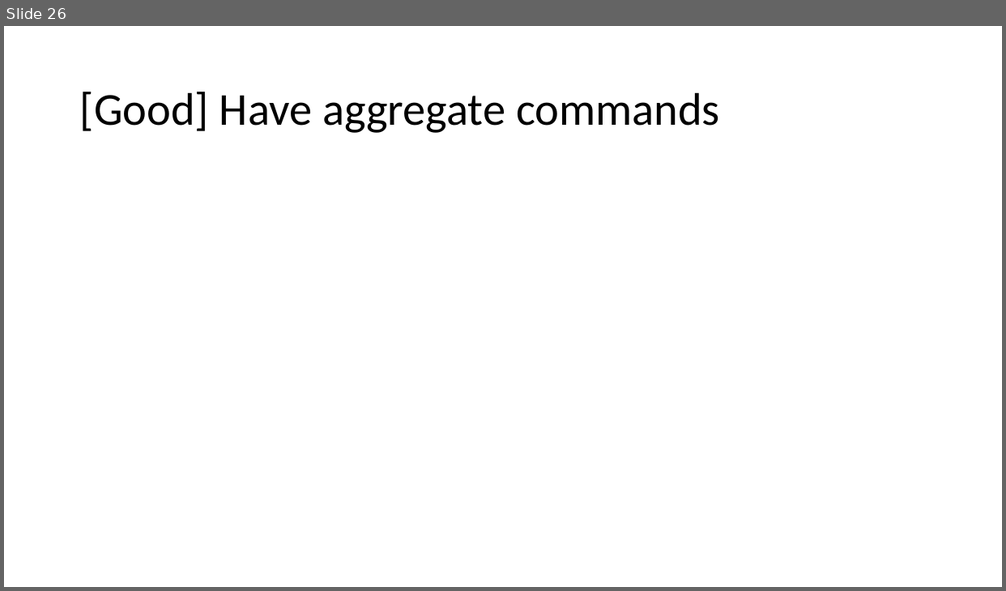
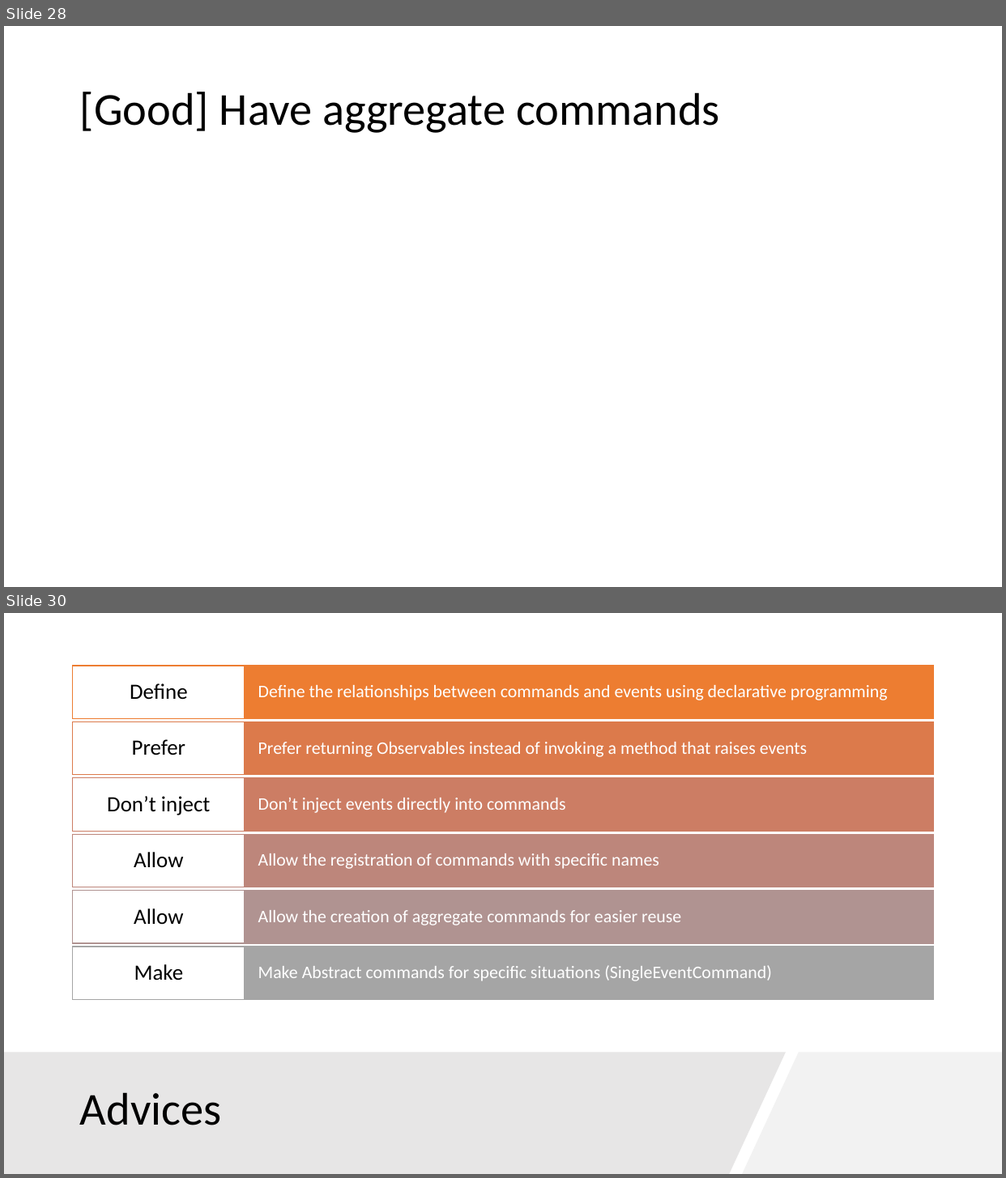
Before and after one commit to MihaiTheCoder/EventMadness, a slide deck: Reactive programming.pptx. Shown one above the other, each under a label of ours: slide 26 before the commit, slides 28 and 30 after it; the slides between them are not shown. The pictures are 1006x591 and 1006x1178 pixels, drawn with LibreOffice and Linux fonts; fonts in the diff are those of the drawing. Boxes give left, top, right and bottom in pixels: in the first picture for what was removed or moved away, otherwise in the second. Text is boxed around its words. In the diff, an @@ line names an element or a change of style, - is before the commit and + after.

```diff
--- a/Reactive programming.pptx
+++ b/Reactive programming.pptx
@@ slide 30 added at (4, 613, 1002, 1174), background #FFFFFF @@
@@ group added at (73, 666, 934, 1000): 12 rectangles, 12 texts @@
+Define the relationships between commands and events using declarative programming
+Define
+Prefer returning Observables instead of invoking a method that raises events
+Prefer
+Don’t inject events directly into commands
+Don’t inject
+Allow the registration of commands with specific names
+Allow
+Allow the creation of aggregate commands for easier reuse
+Allow
+Make Abstract commands for specific situations (SingleEventCommand)
+Make
@@ freeform shape added at (4, 1053, 786, 1174), fill #E7E6E6 @@
@@ freeform shape added at (742, 1053, 1002, 1174), fill #F2F2F2 @@
@@ title added at (80, 1093, 222, 1126), 44 pt, text #000000 @@
+Advices
@@ what was slide 26 is now slide 28 @@
```
Also in this commit, not shown: 6 slides changed, 4 other slides added, 1 other file.
